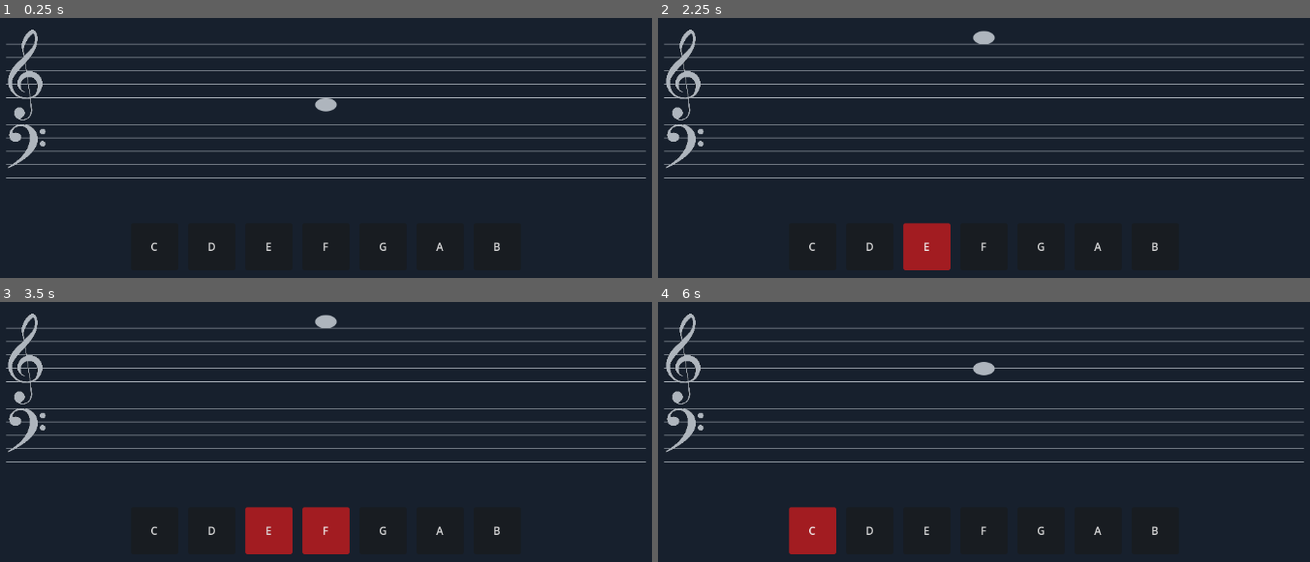
Above: before the commit, frames 1-4 (two rows, left to right).
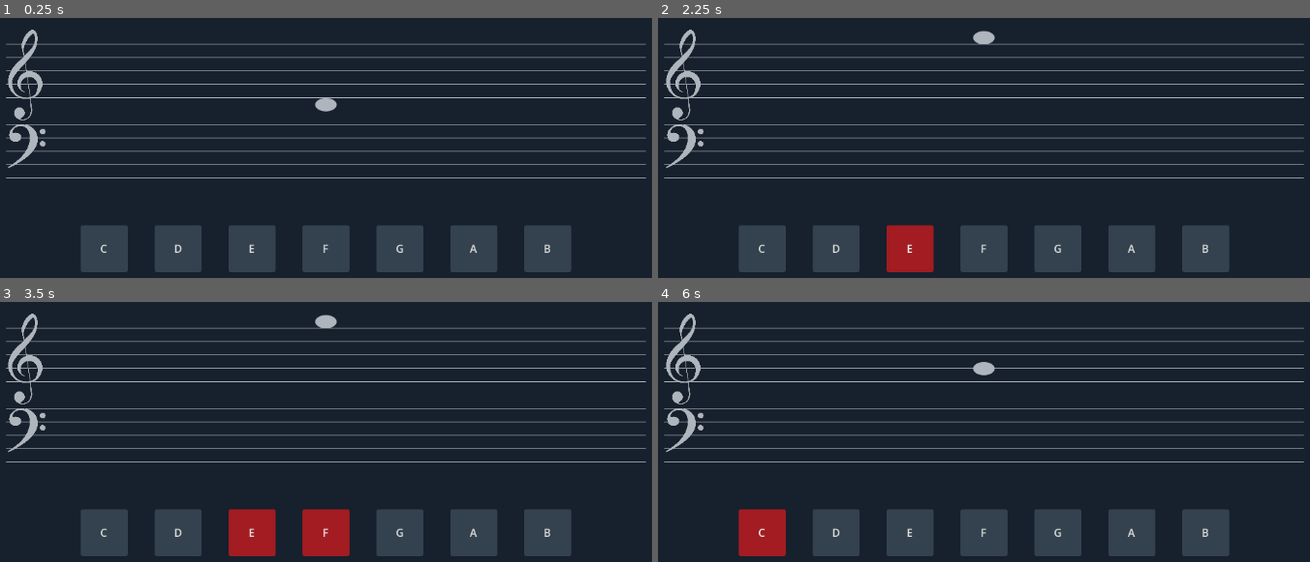
Above: after the commit, the same moments.

Repository: kenny-skaggs/music-theory-practice
Game: Godot game, scene res://note_identification.tscn
Two runs of this game, one before a commit and one after it. Both use one fixed random seed, a clock stepped at 60 frames per second and the inputs below.
Inputs:
- Up to frame 1 (0.25 s): no input
- Up to frame 2 (2.25 s): click "C" at 0.5 s; click "D" at 1.25 s; click "E" at 2 s
- Up to frame 3 (3.5 s): click "F" at 2.75 s
- Up to frame 4 (6 s): click "G" at 3.5 s; click "A" at 4.25 s; click "B" at 5 s; click "C" at 5.75 s

The runs differ from the first frame. In frame 1, 9.1% of the frame differs, in the area x 12-88%, y 79-98%; in frame 2, 8.9%; in frame 3, 7.7%; in frame 4, 9.9%, in the area x 12-88%, y 78-98%.

Commit message:
updated ui theme

Diff:
--- /dev/null
+++ b/default_theme.tres
@@ -0,0 +1,48 @@
+[gd_resource type="Theme" format=3 uid="uid://bu21rpjvggrcq"]
+
+[sub_resource type="StyleBoxEmpty" id="StyleBoxEmpty_e7bfs"]
+
+[sub_resource type="StyleBoxFlat" id="StyleBoxFlat_e7bfs"]
+content_margin_left = 4.0
+content_margin_top = 4.0
+content_margin_right = 4.0
+content_margin_bottom = 4.0
+bg_color = Color(0.357, 0.4539, 0.51, 0.6)
+corner_radius_top_left = 3
+corner_radius_top_right = 3
+corner_radius_bottom_right = 3
+corner_radius_bottom_left = 3
+corner_detail = 5
+
+[sub_resource type="StyleBoxFlat" id="StyleBoxFlat_bp0wp"]
+content_margin_left = 4.0
+content_margin_top = 4.0
+content_margin_right = 4.0
+content_margin_bottom = 4.0
+bg_color = Color(0.27450982, 0.34901962, 0.39215687, 0.6)
+corner_radius_top_left = 3
+corner_radius_top_right = 3
+corner_radius_bottom_right = 3
+corner_radius_bottom_left = 3
+corner_detail = 5
+
+[sub_resource type="StyleBoxFlat" id="StyleBoxFlat_3taad"]
+content_margin_left = 4.0
+content_margin_top = 4.0
+content_margin_right = 4.0
+content_margin_bottom = 4.0
+bg_color = Color(0.196, 0.24920002, 0.28, 0.6)
+corner_radius_top_left = 3
+corner_radius_top_right = 3
+corner_radius_bottom_right = 3
+corner_radius_bottom_left = 3
+corner_detail = 5
+
+[sub_resource type="StyleBoxEmpty" id="StyleBoxEmpty_bp0wp"]
+
+[resource]
+Button/styles/focus = SubResource("StyleBoxEmpty_e7bfs")
+Button/styles/hover = SubResource("StyleBoxFlat_e7bfs")
+Button/styles/normal = SubResource("StyleBoxFlat_bp0wp")
+Button/styles/pressed = SubResource("StyleBoxFlat_3taad")
+FlatButton/styles/focus = SubResource("StyleBoxEmpty_bp0wp")
--- a/note_identification.tscn
+++ b/note_identification.tscn
@@ -43,10 +43,10 @@
 anchors_preset = 5
 anchor_left = 0.5
 anchor_right = 0.5
-offset_left = -328.0
-offset_top = 311.0
-offset_right = 328.0
-offset_bottom = 375.0
+offset_left = -395.0
+offset_top = 314.0
+offset_right = 395.0
+offset_bottom = 378.0
 grow_vertical = 1
 
 [connection signal="gui_input" from="." to="." method="_on_gui_input"]
--- a/note_selection.gd
+++ b/note_selection.gd
@@ -38,26 +38,8 @@
 	for button in button_container.get_children():
 		_clear_style(button)
 
-func _on_c_button_pressed() -> void:
-	did_select.emit(Common.PitchClass.C)
-
-func _on_d_button_pressed() -> void:
-	did_select.emit(Common.PitchClass.D)
-
-func _on_e_button_pressed() -> void:
-	did_select.emit(Common.PitchClass.E)
-
-func _on_f_button_pressed() -> void:
-	did_select.emit(Common.PitchClass.F)
-
-func _on_g_button_pressed() -> void:
-	did_select.emit(Common.PitchClass.G)
-
-func _on_a_button_pressed() -> void:
-	did_select.emit(Common.PitchClass.A)
-
-func _on_b_button_pressed() -> void:
-	did_select.emit(Common.PitchClass.B)
+func _on_button_pressed(pitch_class: Common.PitchClass) -> void:
+	did_select.emit(pitch_class)
 
 func _set_incorrect_style(button: Button) -> void:
 	button.add_theme_stylebox_override('normal', WrongSelectionStyle)
--- a/note_selection.tscn
+++ b/note_selection.tscn
@@ -1,9 +1,11 @@
 [gd_scene format=3 uid="uid://2cv7a352fimj"]
 
 [ext_resource type="Script" uid="uid://cqv4vggjvweuw" path="res://note_selection.gd" id="1_n47ol"]
+[ext_resource type="PackedScene" uid="uid://bsgjhp1vc0b5l" path="res://selection_button.tscn" id="2_g24y7"]
 
 [node name="NoteSelection" type="Control" unique_id=153440927]
 layout_mode = 3
+anchors_preset = 0
 offset_left = -300.0
 offset_top = -50.0
 offset_right = 300.0
@@ -19,49 +21,47 @@
 anchor_bottom = 1.0
 grow_horizontal = 2
 grow_vertical = 2
-theme_override_constants/h_separation = 15
-theme_override_constants/v_separation = 15
+theme_override_constants/h_separation = 40
+theme_override_constants/v_separation = 40
 alignment = 1
 
-[node name="c_button" type="Button" parent="button_container" unique_id=1365201394]
-custom_minimum_size = Vector2(70, 70)
+[node name="c_button" parent="button_container" unique_id=1760167472 instance=ExtResource("2_g24y7")]
 layout_mode = 2
-text = "C"
 
-[node name="d_button" type="Button" parent="button_container" unique_id=276507461]
-custom_minimum_size = Vector2(70, 70)
+[node name="d_button" parent="button_container" unique_id=1424254076 instance=ExtResource("2_g24y7")]
 layout_mode = 2
 text = "D"
+pitch_class = 1
 
-[node name="e_button" type="Button" parent="button_container" unique_id=1997276956]
-custom_minimum_size = Vector2(70, 70)
+[node name="e_button" parent="button_container" unique_id=435178177 instance=ExtResource("2_g24y7")]
 layout_mode = 2
 text = "E"
+pitch_class = 2
 
-[node name="f_button" type="Button" parent="button_container" unique_id=873401272]
-custom_minimum_size = Vector2(70, 70)
+[node name="f_button" parent="button_container" unique_id=1019016903 instance=ExtResource("2_g24y7")]
 layout_mode = 2
 text = "F"
+pitch_class = 3
 
-[node name="g_button" type="Button" parent="button_container" unique_id=2102489871]
-custom_minimum_size = Vector2(70, 70)
+[node name="g_button" parent="button_container" unique_id=1964283704 instance=ExtResource("2_g24y7")]
 layout_mode = 2
 text = "G"
+pitch_class = 4
 
-[node name="a_button" type="Button" parent="button_container" unique_id=1413648866]
-custom_minimum_size = Vector2(70, 70)
+[node name="a_button" parent="button_container" unique_id=879296009 instance=ExtResource("2_g24y7")]
 layout_mode = 2
 text = "A"
+pitch_class = 5
 
-[node name="b_button" type="Button" parent="button_container" unique_id=80631862]
-custom_minimum_size = Vector2(70, 70)
+[node name="b_button" parent="button_container" unique_id=643134732 instance=ExtResource("2_g24y7")]
 layout_mode = 2
 text = "B"
+pitch_class = 6
 
-[connection signal="pressed" from="button_container/c_button" to="." method="_on_c_button_pressed"]
-[connection signal="pressed" from="button_container/d_button" to="." method="_on_d_button_pressed"]
-[connection signal="pressed" from="button_container/e_button" to="." method="_on_e_button_pressed"]
-[connection signal="pressed" from="button_container/f_button" to="." method="_on_f_button_pressed"]
-[connection signal="pressed" from="button_container/g_button" to="." method="_on_g_button_pressed"]
-[connection signal="pressed" from="button_container/a_button" to="." method="_on_a_button_pressed"]
-[connection signal="pressed" from="button_container/b_button" to="." method="_on_b_button_pressed"]
+[connection signal="did_select" from="button_container/c_button" to="." method="_on_button_pressed"]
+[connection signal="did_select" from="button_container/d_button" to="." method="_on_button_pressed"]
+[connection signal="did_select" from="button_container/e_button" to="." method="_on_button_pressed"]
+[connection signal="did_select" from="button_container/f_button" to="." method="_on_button_pressed"]
+[connection signal="did_select" from="button_container/g_button" to="." method="_on_button_pressed"]
+[connection signal="did_select" from="button_container/a_button" to="." method="_on_button_pressed"]
+[connection signal="did_select" from="button_container/b_button" to="." method="_on_button_pressed"]
--- a/project.godot
+++ b/project.godot
@@ -19,6 +19,10 @@
 
 Common="*uid://dc3s2gcjdqyft"
 
+[gui]
+
+theme/custom="uid://bu21rpjvggrcq"
+
 [input]
 
 primary_interact={
--- /dev/null
+++ b/selection_button.gd
@@ -0,0 +1,18 @@
+@tool
+class_name SelectionButton extends Button
+
+signal did_select(pitch_class: Common.PitchClass)
+
+@export var pitch_class: Common.PitchClass:
+	get:
+		return pitch_class
+	set(value):
+		pitch_class = value
+		text = Common.PitchClass.keys()[pitch_class]
+
+func _ready() -> void:
+	text = Common.PitchClass.keys()[pitch_class]
+	pressed.connect(_on_pressed)
+
+func _on_pressed() -> void:
+	did_select.emit(pitch_class)
--- /dev/null
+++ b/selection_button.tscn
@@ -0,0 +1,9 @@
+[gd_scene format=3 uid="uid://bsgjhp1vc0b5l"]
+
+[ext_resource type="Script" uid="uid://ctpswb7i67r55" path="res://selection_button.gd" id="1_s1bb5"]
+
+[node name="c_button" type="Button" unique_id=1760167472]
+custom_minimum_size = Vector2(70, 70)
+text = "C"
+script = ExtResource("1_s1bb5")
+metadata/_custom_type_script = "uid://ctpswb7i67r55"
Not shown, added: build/index.144x144.png.import
Not shown, added: build/index.180x180.png.import
Not shown, added: build/index.512x512.png.import
Not shown, added: build/index.apple-touch-icon.png.import
Not shown, added: build/index.icon.png.import
Not shown, added: build/index.png.import
Not shown, added: selection_button.gd.uid
Not shown, changed: build/index.html
Not shown, changed: build/index.pck
Not shown, changed: build/index.service.worker.js
